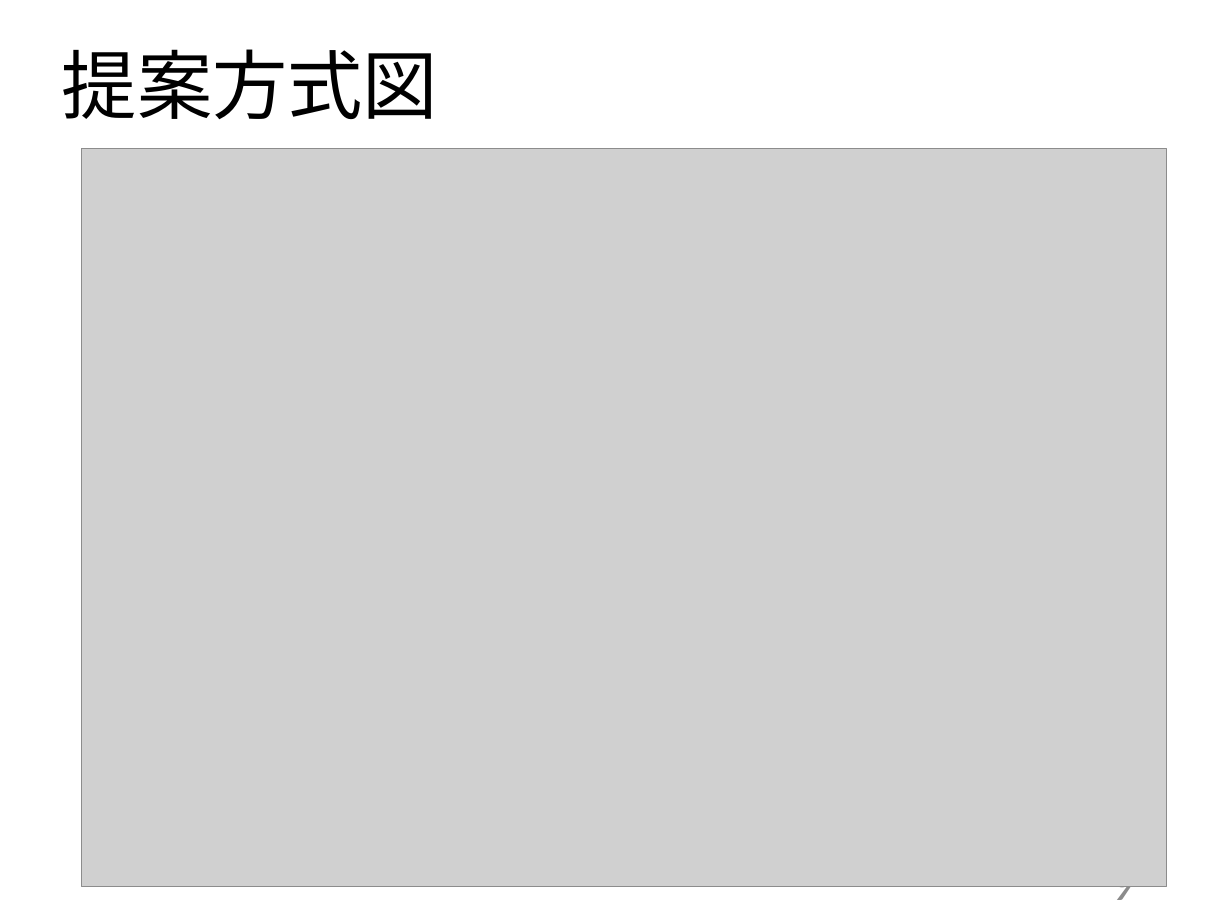
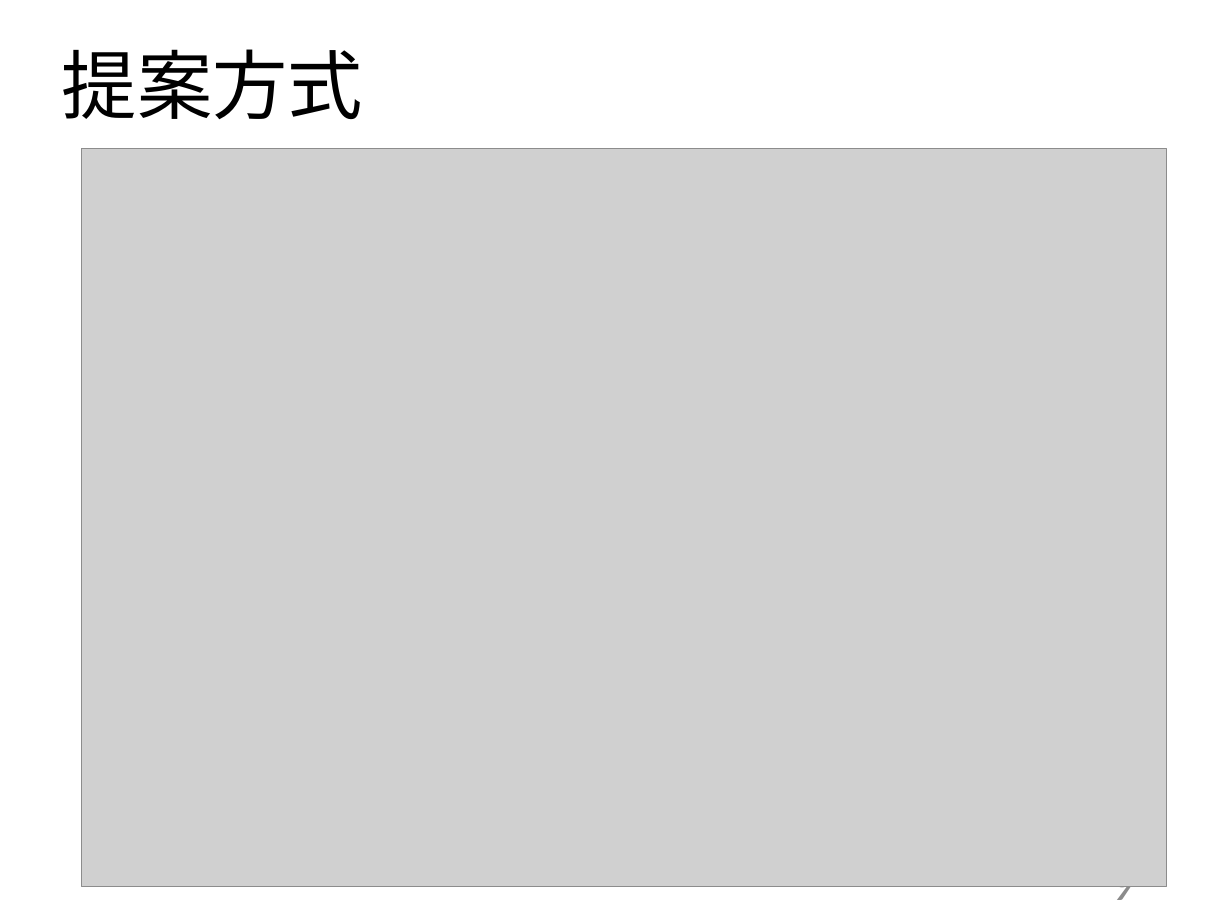
Before and after one commit to kait-takanolab/1821086_matsuo_thesis, a slide deck: slide 9 of 発表用/1821086_卒業研究発表会.pptx. Drawn at 1232x924 pixels with LibreOffice and Linux fonts; fonts in the diff are those of the drawing; grey boxes stand for pictures. Boxes give left, top, right and bottom in pixels: in the first picture for what was removed or moved away, otherwise in the second. Text is boxed around its words. In the diff, an @@ line names an element or a change of style, - is before the commit and + after.

```diff
--- a/発表用/1821086_卒業研究発表会.pptx
+++ b/発表用/1821086_卒業研究発表会.pptx
@@ title at (62, 49, 363, 119): text changed @@
-提案方式図
+提案方式
```
Also in this commit, not shown: 4 other slides changed, 3 other files.
